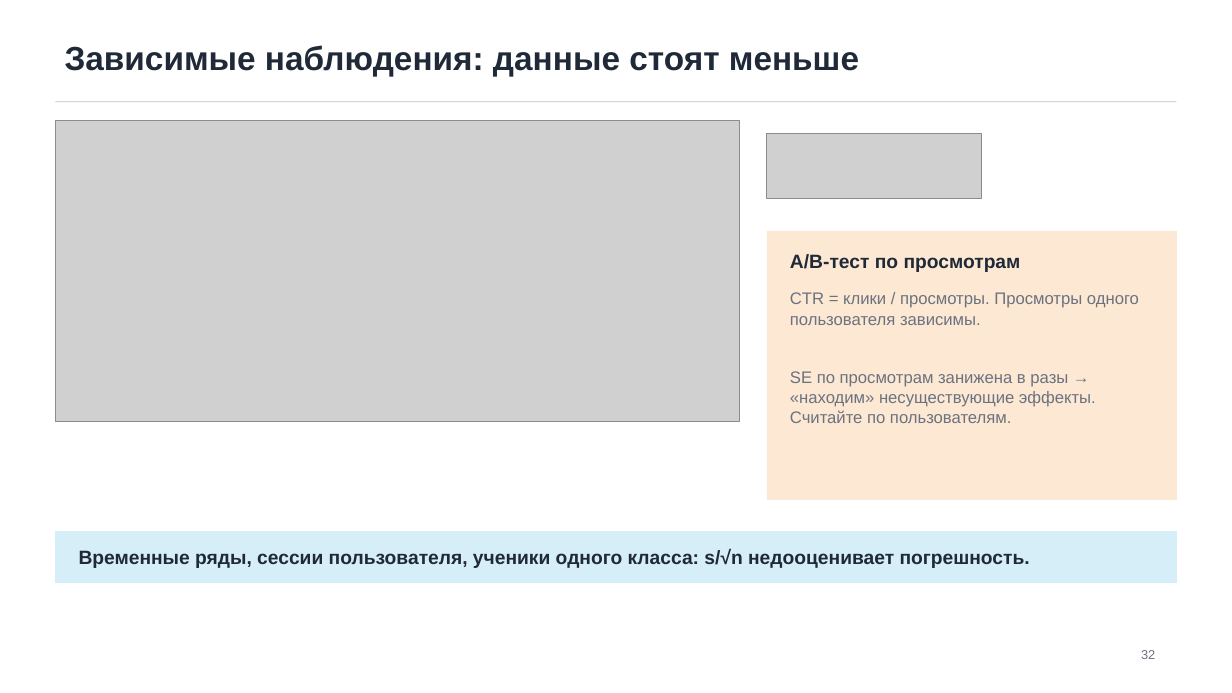
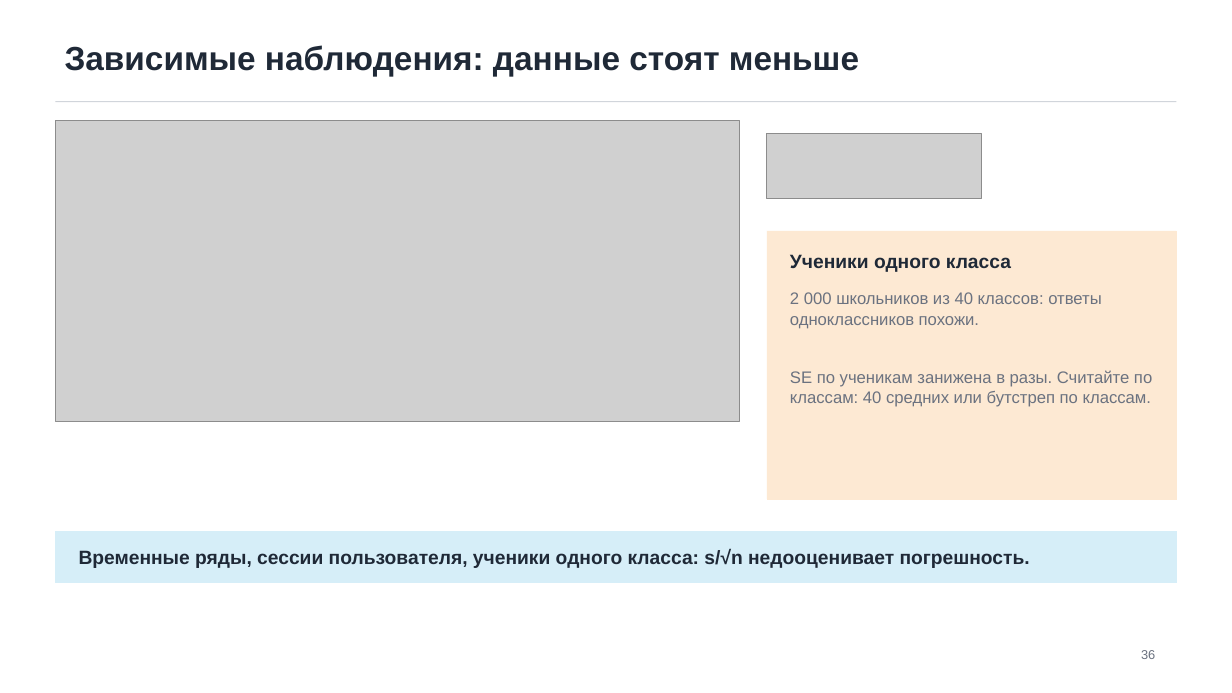
Before and after one commit to TheTonyPub/probability-theory-2026, a slide deck: slide 36 of lectures/05_lln-clt-itmo.pptx (slide 32 before the commit). Drawn at 1232x693 pixels with LibreOffice and Linux fonts; fonts in the diff are those of the drawing; grey boxes stand for pictures. Boxes give left, top, right and bottom in pixels: in the first picture for what was removed or moved away, otherwise in the second. Text is boxed around its words. In the diff, an @@ line names an element or a change of style, - is before the commit and + after.

```diff
--- a/lectures/05_lln-clt-itmo.pptx
+++ b/lectures/05_lln-clt-itmo.pptx
@@ text at box(790, 254, 1011, 272): text changed @@
-A/B-тест по просмотрам
+Ученики одного класса
@@ text at box(790, 292, 1152, 407): text changed @@
-CTR = клики / просмотры. Просмотры одного пользователя зависимы.
-SE по просмотрам занижена в разы → «находим» несуществующие эффекты. Считайте по пользователям.
+2 000 школьников из 40 классов: ответы одноклассников похожи.
+SE по ученикам занижена в разы. Считайте по классам: 40 средних или бутстреп по классам.
@@ text at box(1141, 650, 1155, 659): text changed @@
-32
+36
```
Also in this commit, not shown: 7 other slides changed, 4 slides added, 7 other files.
